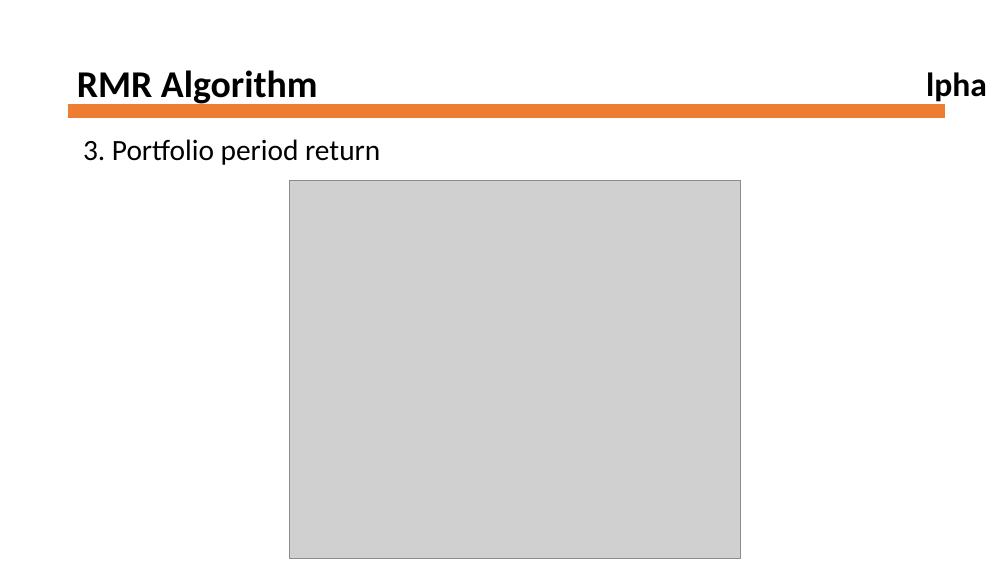
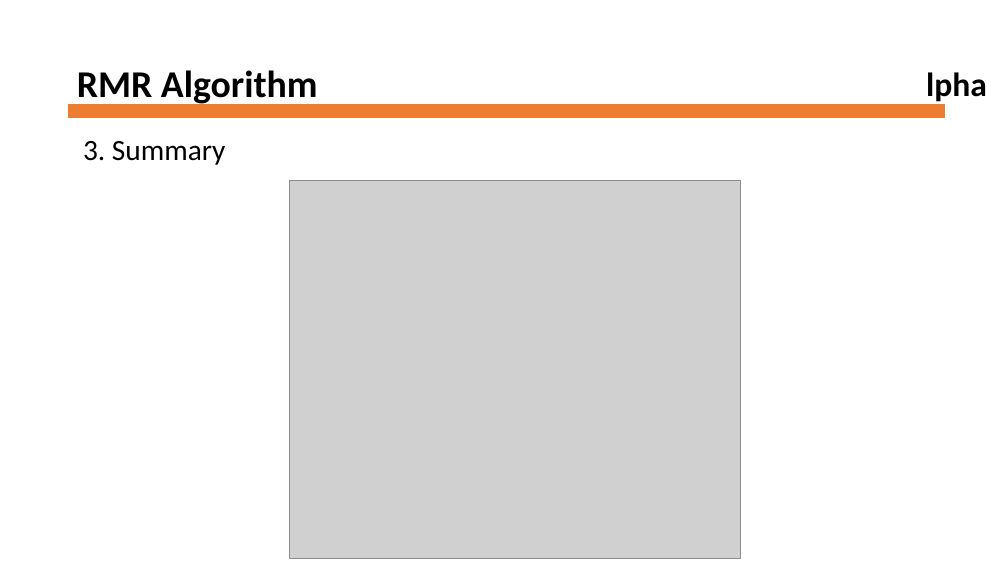
Before and after one commit to ngokchaoho/robust-median-mean-reversion, a slide deck: slide 13 of PPT/Robust_Median_Reversion_Strategy.pptx. Drawn at 1008x567 pixels with LibreOffice and Linux fonts; fonts in the diff are those of the drawing; grey boxes stand for pictures; background and template pictures are left out. Boxes give left, top, right and bottom in pixels: in the first picture for what was removed or moved away, otherwise in the second. Text is boxed around its words. In the diff, an @@ line names an element or a change of style, - is before the commit and + after.

```diff
--- a/PPT/Robust_Median_Reversion_Strategy.pptx
+++ b/PPT/Robust_Median_Reversion_Strategy.pptx
@@ text at bbox=[83, 141, 226, 165]: text changed @@
-3. Portfolio period return
+3. Summary
```
Also in this commit, not shown: 3 other slides changed, 7 other files.
